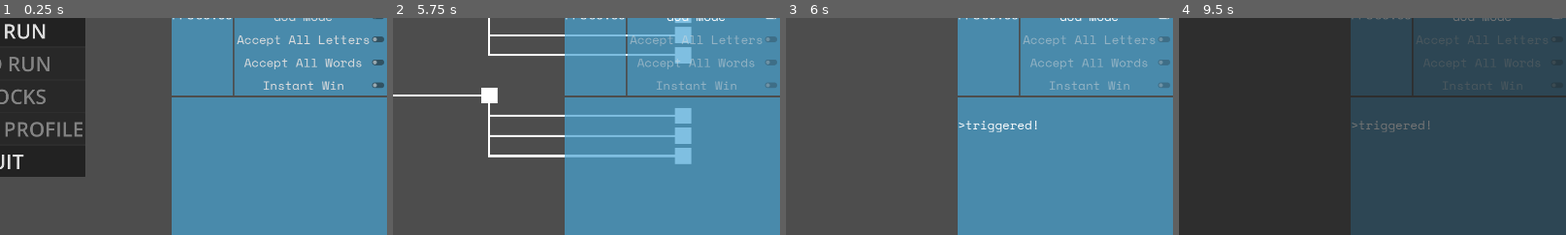
Above: before the commit, frames 1-4 (left to right).
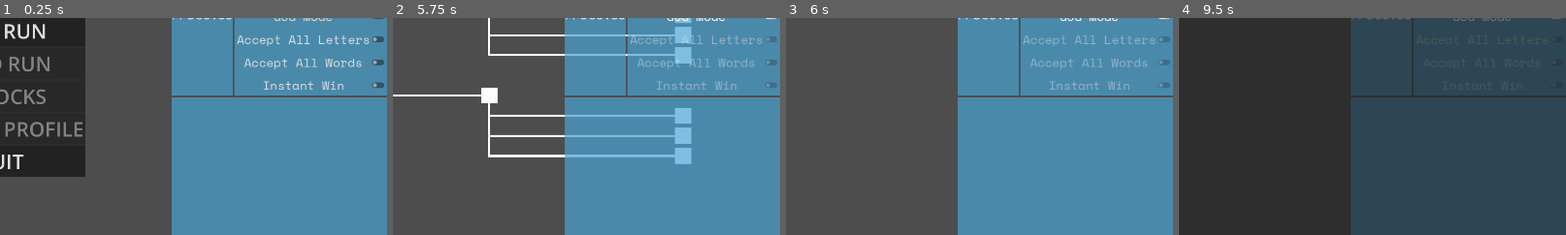
Above: after the commit, the same moments.

Repository: LucasMc17/CRYPTr
Game: Godot game, scene res://root.tscn
Same seed, same stepped clock (60 frames per second), same inputs: the game is played once before the commit and once after it.
Inputs (mouse positions are % of the whole screen's width and height, from its top left):
- Up to frame 1 (0.25 s): no input
- Up to frame 2 (5.75 s): click (86, 98) at 0.52 s; type "12" at 0.6 s; click "NEW RUN" at 1.25 s; click "Accept All Letters" at 2 s; click "Accept All Letters" at 2.75 s; click "Accept All Words" at 3.5 s; click "Accept All Words" at 4.25 s; click "God Mode" at 5 s
- Up to frame 3 (6 s): tap Enter (enter) at 5.75, 5.85 s; move the mouse to (12, 2) at 5.77 s; hold Up (up) from 5.78 s (still down); click (12, 2) at 5.92 s
- Up to frame 4 (9.5 s): tap Space at 6.5, 8 s; move the mouse to (25, 75) at 6.52 s; release Up (up) at 6.53 s; hold Backspace (backspace) 6.53-7.28 s; tap Enter (enter) at 6.6, 7.25, 7.55, 8.1, 8.75, 8.85 s; click (25, 75) at 6.67 s; move the mouse to (29, 75) at 7.27 s; hold Up (up) 7.28-8.78 s; tap Z at 7.35 s; click (29, 75) at 7.42 s; move the mouse to (32, 75) at 8.02 s; click (32, 75) at 8.17 s; move the mouse to (35, 75) at 8.77 s; hold A from 8.78 s (still down); click (35, 75) at 8.92 s; tap Escape (escape) at 9.4 s
The pictures show only the part of the screen within x 50-100%, y 35-85%; the shares and areas given below are measured in that part.

Frames 1-2 are identical in both runs. In frame 3, 0.3% of the frame differs, in the area x 44-65%, y 47-53%; in frame 4, 0.2%.

Commit message:
documentation and log level

Diff:
--- a/globals/debug_node.gd
+++ b/globals/debug_node.gd
@@ -23,6 +23,10 @@
 ## Force a particular starter stack for testing purposes.
 @export var force_stack : StarterStack
 
+@export_category("Logging")
+## Degree of frequency of console logging.
+@export_enum("NONE", "NORMAL", "HIGH") var log_level := 0
+
 ## the game's debug console.
 var debug_console : DebugConsole
 ## Preloaded debug ui packed scene for initialization.
@@ -47,7 +51,19 @@
 		debug_console.log(message)
 
 
-##
+## Prints the message only if log level is NORMAL or higher.
+func print_n(message):
+	if log_level > 0:
+		DebugNode.print(message)
+
+
+## Prints the message only if log level is HIGH.
+func print_h(message):
+	if log_level > 1:
+		DebugNode.print(message)
+
+
+## Factory function for creating printable format of complex objects.
 func make_to_printable_method(entity, params := []) -> Callable:
 	return func(expand_children := false) -> Dictionary:
 		var result := {}
--- a/globals/events.gd
+++ b/globals/events.gd
@@ -2,18 +2,38 @@
 
 @warning_ignore_start("unused_signal")
 
-@abstract class ParamsObject:
+class ParamsObject:
+	## System time of the event.
 	var time : String
+	## Event name.
+	var event : String
+	# TODO: clean this up witha a default version that adds ALL properties to dictionary.
+	## Utility Callable to convert the resource to a Dictionary for printing purposes.
+	var to_dictionary : Callable = DebugNode.make_to_printable_method(self, [
+			"time",
+			"letter",
+			"encounter",
+			"new_map",
+			"menu_screen",
+			"cryptograph_scene",
+			"remaining_discards",
+			"word",
+			"types",
+			"attempts_remaining"
+	])
 
-	func _init():
+	func _init(param_event : String):
 		time = Time.get_time_string_from_system()
+		event = param_event
+		DebugNode.print_n(event)
+		DebugNode.print_h(to_dictionary.call())
 
 # RUN LIFECYCLE
 
 ## Emitted when the player clicks the new run button
-signal new_run_started()
+signal new_run_started(params : ParamsObject)
 func emit_new_run_started():
-	new_run_started.emit()
+	new_run_started.emit(ParamsObject.new('NEW RUN STARTED'))
 
 
 ## Emitted when the player clicks into a new match from the map screen.
@@ -21,54 +41,54 @@
 class MatchStartedParams extends ParamsObject:
 	var encounter : EncounterRes
 
-	func _init(param_encounter : EncounterRes):
-		super()
+	func _init(param_event : String, param_encounter : EncounterRes):
 		encounter = param_encounter
+		super(param_event)
 func emit_match_started(encounter : EncounterRes):
-	match_started.emit(MatchStartedParams.new(encounter))
+	match_started.emit(MatchStartedParams.new("MATCH STARTED", encounter))
 
 
 ## Emitted when the player wins a match, typically combined with return_to_map
-signal match_won()
+signal match_won(params: ParamsObject)
 func emit_match_won():
-	match_won.emit()
+	match_won.emit(ParamsObject.new("MATCH WON"))
 
 ## Emitted when the player leaves an encounter and returns to the map.
 signal return_to_map(params : ReturnToMapParams)
 class ReturnToMapParams extends ParamsObject:
 	var new_map : bool
 
-	func _init(param_new_map : bool):
-		super()
+	func _init(param_event : String, param_new_map : bool):
 		new_map = param_new_map
+		super(param_event)
 func emit_return_to_map(new_map : bool):
-	return_to_map.emit(ReturnToMapParams.new(new_map))
+	return_to_map.emit(ReturnToMapParams.new("RETURN TO MAP", new_map))
 
 ## Emitted when a match is lost, forfeiting the run
-signal run_lost()
+signal run_lost(params : ParamsObject)
 func emit_run_lost():
-	run_lost.emit()
+	run_lost.emit(ParamsObject.new("RUN LOST"))
 
 ## Emitted when a run is paused.
 signal paused(params : PausedParams)
 class PausedParams extends ParamsObject:
 	var menu_screen : StringName
 
-	func _init(param_menu_screen : StringName):
-		super()
+	func _init(param_event : String, param_menu_screen : StringName):
 		menu_screen = param_menu_screen
+		super(param_event)
 func emit_paused(menu_screen : StringName = "Menu"):
-	paused.emit(PausedParams.new(menu_screen))
+	paused.emit(PausedParams.new("PAUSED", menu_screen))
 
 ## Emitted when a run is unpaused
-signal unpaused()
+signal unpaused(params: ParamsObject)
 func emit_unpaused():
-	unpaused.emit()
+	unpaused.emit(ParamsObject.new("UNPAUSED"))
 
 ## Emitted when the user elects to quit to the main menu of the game.
-signal quit_to_menu()
+signal quit_to_menu(params : ParamsObject)
 func emit_quit_to_menu():
-	quit_to_menu.emit()
+	quit_to_menu.emit(ParamsObject.new("QUIT TO MENU"))
 
 # ENCOUNTER LIFECYCLE
 
@@ -79,24 +99,24 @@
 	var remaining_discards : int
 	var letter : String
 
-	func _init(param_cryptograph_scene : Cryptograph, param_remaining_discards: int, param_letter : String):
-		super()
+	func _init(param_event : String, param_cryptograph_scene : Cryptograph, param_remaining_discards: int, param_letter : String):
 		cryptograph_scene = param_cryptograph_scene
 		remaining_discards = param_remaining_discards
 		letter = param_letter
+		super(param_event)
 func emit_cryptograph_discarded(cryptograph_scene : Cryptograph, remaining_discards: int, letter : String):
-	cryptograph_discarded.emit(CryptographDiscardedParams.new(cryptograph_scene, remaining_discards, letter))
+	cryptograph_discarded.emit(CryptographDiscardedParams.new("CRYPTOGRAPH DISCARDED", cryptograph_scene, remaining_discards, letter))
 
 ## Emitted on each letter of the scored word in sequence.
 signal letter_scored(params : LetterScoredParams)
 class LetterScoredParams extends ParamsObject:
 	var letter : StringName
 
-	func _init(param_letter: StringName):
-		super()
+	func _init(param_event : String, param_letter: StringName):
 		letter = param_letter
+		super(param_event)
 func emit_letter_scored(letter : StringName):
-	letter_scored.emit(LetterScoredParams.new(letter))
+	letter_scored.emit(LetterScoredParams.new("LETTER SCORED", letter))
 
 ## Emitted when a valid word is scored.
 signal word_scored(params : WordScoredParams)
@@ -105,13 +125,13 @@
 	var types : Dictionary[StringName, float]
 	var attempts_remaining : int
 
-	func _init(param_word : String, param_types : Dictionary[StringName, float], param_attempts_remaining : int):
-		super()
+	func _init(param_event : String, param_word : String, param_types : Dictionary[StringName, float], param_attempts_remaining : int):
 		word = param_word
 		types = param_types
 		attempts_remaining = param_attempts_remaining
+		super(param_event)
 func emit_word_scored(word : String, types : Dictionary[StringName, float], attempts_left : int):
-	word_scored.emit(WordScoredParams.new(word, types, attempts_left))
+	word_scored.emit(WordScoredParams.new("WORD SCORED", word, types, attempts_left))
 
 # DEBUG COMMANDS
 
--- a/resources/triggers/discard_triggers/on_consonant_discard_trigger.gd
+++ b/resources/triggers/discard_triggers/on_consonant_discard_trigger.gd
@@ -1,5 +1,6 @@
 class_name OnConsonantDiscardTrigger
 extends Trigger
+## Discard trigger activated when a consonant is discarded.
 
 func _init():
 	events_signal = "cryptograph_discarded"
--- a/resources/triggers/discard_triggers/on_discard_letter_trigger.gd
+++ b/resources/triggers/discard_triggers/on_discard_letter_trigger.gd
@@ -1,6 +1,8 @@
 class_name OnDiscardLetterTrigger
 extends Trigger
+## Discard trigger activated when a specified letter is discarded.
 
+## The letter that activates this trigger when discarded.
 var letter : String
 
 func _init(trigger_letter):
--- a/resources/triggers/discard_triggers/on_discard_trigger.gd
+++ b/resources/triggers/discard_triggers/on_discard_trigger.gd
@@ -1,5 +1,6 @@
 class_name OnDiscardTrigger
 extends Trigger
+## Discard trigger activated whenever any letter is discarded.
 
 func _init():
 	events_signal = "cryptograph_discarded"
--- a/resources/triggers/discard_triggers/on_final_discard_trigger.gd
+++ b/resources/triggers/discard_triggers/on_final_discard_trigger.gd
@@ -1,5 +1,6 @@
 class_name OnFinalDiscardTrigger
 extends Trigger
+## Discard trigger activated when the player's final discard is used.
 
 func _init():
 	events_signal = "cryptograph_discarded"
--- a/resources/triggers/discard_triggers/on_vowel_discard_trigger.gd
+++ b/resources/triggers/discard_triggers/on_vowel_discard_trigger.gd
@@ -1,5 +1,6 @@
 class_name OnVowelDiscardTrigger
 extends Trigger
+## Discard trigger activated when a vowel is discarded.
 
 func _init():
 	events_signal = "cryptograph_discarded"
--- a/resources/triggers/lifecycle_triggers/on_encounter_trigger.gd
+++ b/resources/triggers/lifecycle_triggers/on_encounter_trigger.gd
@@ -1,5 +1,6 @@
-class_name OnEncounterTrigger
+class_name OnMatchTrigger
 extends Trigger
+## Lifecycle trigger activated when a match is entered.
 
 func _init():
 	events_signal = "match_started"
--- a/resources/triggers/play_triggers/on_consonant_trigger.gd
+++ b/resources/triggers/play_triggers/on_consonant_trigger.gd
@@ -1,5 +1,6 @@
 class_name OnConsonantTrigger
 extends Trigger
+## Play trigger activated whenever a consonant is played and scored.
 
 func _init():
 	events_signal = "letter_scored"
--- a/resources/triggers/play_triggers/on_distinct_letter_trigger.gd
+++ b/resources/triggers/play_triggers/on_distinct_letter_trigger.gd
@@ -1,7 +1,10 @@
 class_name OnDistinctLetterTrigger
 extends Trigger
+## Play trigger activated whenever a word is played with sufficiently few or many distinct letters.
 
+## If `true`, the number of distinct letters must be greater than the `distinct_target` in order to activate the trigger. Else must be fewer.
 var greater : bool
+## The target number, which the count of distinct letters in the word must be larger or smaller than, depending on the value of `greater`.
 var distinct_target : int
 
 func _init(trigger_greater : bool, trigger_distinct_target : int):
@@ -11,6 +14,7 @@
 	super()
 
 
+## Utility function which returns the number of distinct letters in the played word.
 func _get_distinct(word : String) -> int:
 	var result = ""
 	for letter in word:
--- a/resources/triggers/play_triggers/on_final_word_trigger.gd
+++ b/resources/triggers/play_triggers/on_final_word_trigger.gd
@@ -1,5 +1,6 @@
 class_name OnFinalWordTrigger
 extends Trigger
+## Play trigger activated when the player's final word is scored.
 
 func _init():
 	events_signal = "word_scored"
--- a/resources/triggers/play_triggers/on_letter_trigger.gd
+++ b/resources/triggers/play_triggers/on_letter_trigger.gd
@@ -1,5 +1,6 @@
 class_name OnLetterTrigger
 extends Trigger
+## Play trigger activated whenever a specific letter is played and scored.
 
 ## The letter this Trigger listens for.
 var letter := "A"
--- a/resources/triggers/play_triggers/on_vowel_trigger.gd
+++ b/resources/triggers/play_triggers/on_vowel_trigger.gd
@@ -1,5 +1,6 @@
 class_name OnVowelTrigger
 extends Trigger
+## Play trigger activated whenever a vowel is played and scored.
 
 func _init():
 	events_signal = "letter_scored"
--- a/resources/triggers/play_triggers/on_word_length_trigger.gd
+++ b/resources/triggers/play_triggers/on_word_length_trigger.gd
@@ -1,7 +1,10 @@
 class_name OnWordLengthTrigger
 extends Trigger
+## Play trigger activated whenever a word is played with sufficiently few or many total characters.
 
+## If `true`, the number of letters must be greater than the `length` in order to activate the trigger. Else must be fewer.
 var greater : bool
+## The target number, which the count of letters in the word must be larger or smaller than, depending on the value of `greater`.
 var length : int
 
 func _init(trigger_greater : bool, trigger_length : int):
--- a/resources/triggers/play_triggers/on_word_trigger.gd
+++ b/resources/triggers/play_triggers/on_word_trigger.gd
@@ -1,5 +1,6 @@
 class_name OnWordTrigger
 extends Trigger
+## Play trigger activated whenever a word is played.
 
 func _init():
 	events_signal = "word_scored"
--- a/resources/triggers/play_triggers/on_word_type_trigger.gd
+++ b/resources/triggers/play_triggers/on_word_type_trigger.gd
@@ -1,6 +1,8 @@
 class_name OnWordTypeTrigger
 extends Trigger
+## Play trigger activated whenever a word is played of the trigger's specified type.
 
+## The type of word which activates this trigger when played.
 var word_type : String
 
 func _init(trigger_word_type : String):
--- a/root.gd
+++ b/root.gd
@@ -1,16 +1,15 @@
 extends UISwitcher
 
 func _ready():
-	OnEncounterTrigger.new()
 	Events.new_run_started.connect(_on_new_run_started)
 	Events.quit_to_menu.connect(_on_quit_to_menu)
 	super()
 
 
-func _on_new_run_started() -> void:
+func _on_new_run_started(_params) -> void:
 	transition('RunScreen')
 
 
-func _on_quit_to_menu() -> void:
+func _on_quit_to_menu(_params) -> void:
 	transition('StartScreen')
 	Player.reset_run()
--- a/slices/run/run_screen.gd
+++ b/slices/run/run_screen.gd
@@ -39,7 +39,7 @@
 	get_tree().paused = true
 
 
-func _on_run_unpaused() -> void:
+func _on_run_unpaused(_params) -> void:
 	_pause_switcher.clear()
 	paused = false
 	get_tree().paused = false
--- a/slices/run/states/encounter/encounter.gd
+++ b/slices/run/states/encounter/encounter.gd
@@ -28,15 +28,15 @@
 
 	_discards = Player.discards
 	if "--debug-encounter" in OS.get_cmdline_args():
-		DebugNode.print('ENCOUNTER accessed directly')
+		DebugNode.print_n('ENCOUNTER accessed directly')
 		var debug_encounter = EncounterRes.new("MATCH", 0, null, 0, 0, 0)
 		encounter = debug_encounter
 		if DebugNode.force_stack:
 			Player.initialize_stack(DebugNode.force_stack)
-			DebugNode.print('Initializing FORCED stack from Debug Node')
+			DebugNode.print_n('Initializing FORCED stack from Debug Node')
 		else:
 			var CLASSIC_STACK = load("res://resources/starter_decks/the_classic.tres")
-			DebugNode.print('Initializing CLASSIC stack')
+			DebugNode.print_n('Initializing CLASSIC stack')
 			Player.initialize_stack(CLASSIC_STACK)
 	_deck = DeckModule.new(true)
 	_hand.add_to_hand(_deck.draw())
@@ -65,7 +65,6 @@
 
 ## Signals that the encounter was won to trigger the run UISwitcher back to the map.
 func _win() -> void:
-	DebugNode.print("YOU WON")
 	Player.current_stack = Player.stack
 	if "--debug-encounter" in OS.get_cmdline_args():
 		get_tree().quit(0)
@@ -76,7 +75,7 @@
 
 ## Signals that the encounter was lost, and ends the run.
 func _lose() -> void:
-	DebugNode.print("YOU LOSE")
+	DebugNode.print_n("YOU LOSE")
 	Player.current_stack = Player.stack
 	if "--debug-encounter" in OS.get_cmdline_args():
 		get_tree().quit(0)
@@ -90,7 +89,6 @@
 	if _scoring.score_object.valid:
 		Player.add_anagram(_word.text)
 		for letter in _word.text:
-			DebugNode.print(letter)
 			Events.emit_letter_scored(letter)
 		Events.emit_word_scored(_word.text, _scoring.score_object.additional_mults, _attempts - 1)
 		# Events.word_scored.emit({ "word": _word.text, "types": _scoring.score_object.additional_mults, "attempts_remaining": _attempts - 1})
